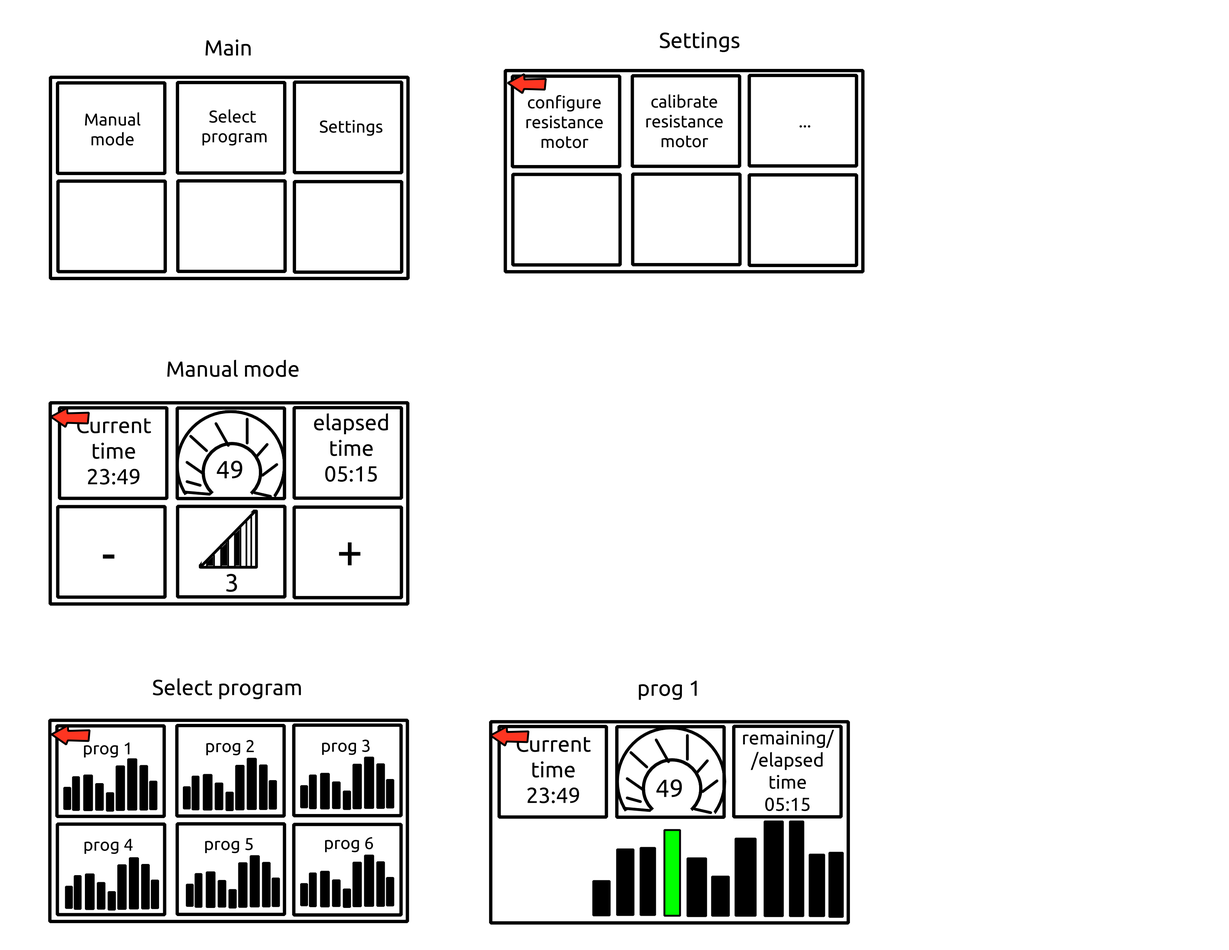
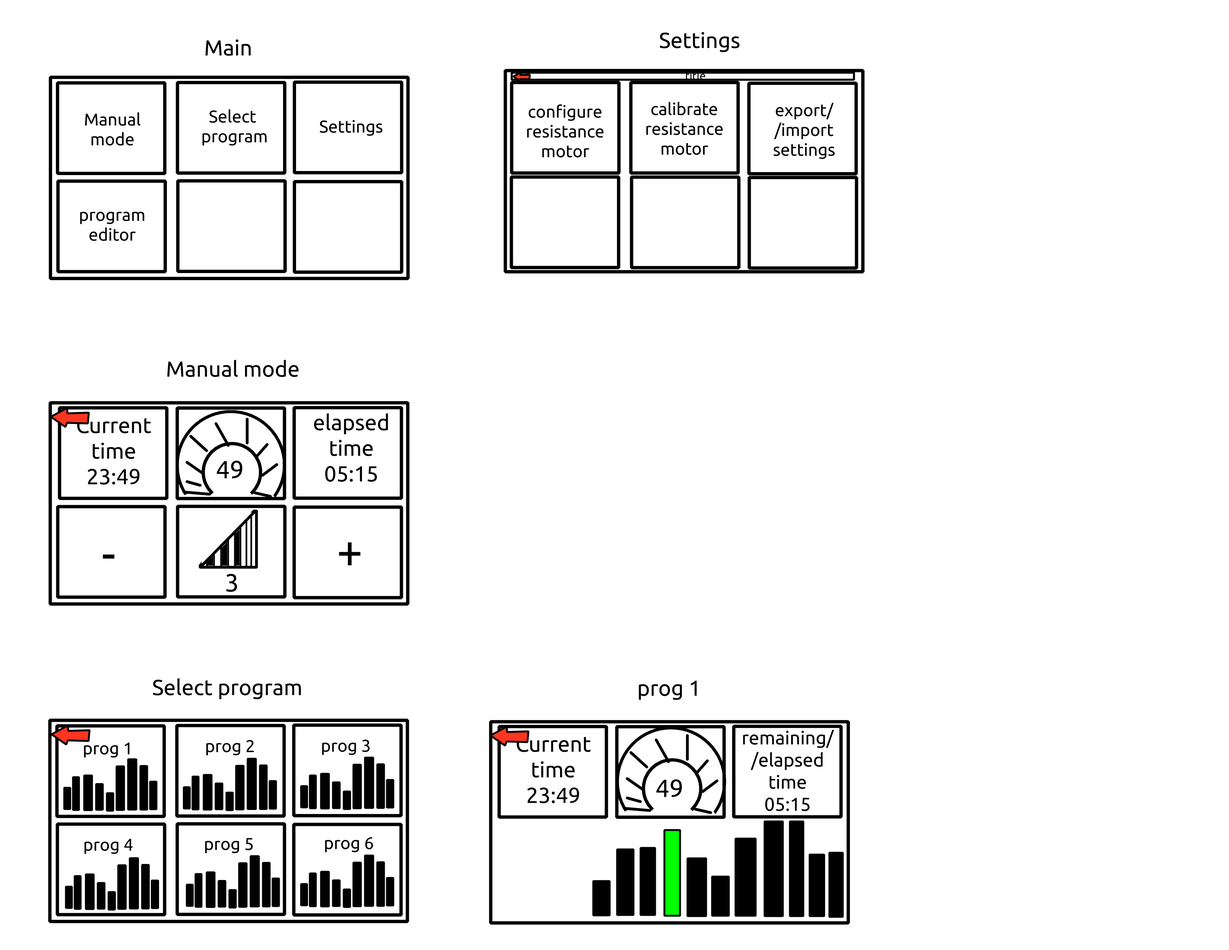
Layers edited between the first and the second (1229, 950) image:
painted on "Обычный слой 2" (2nd of 2) over [509, 190, 523, 270]
